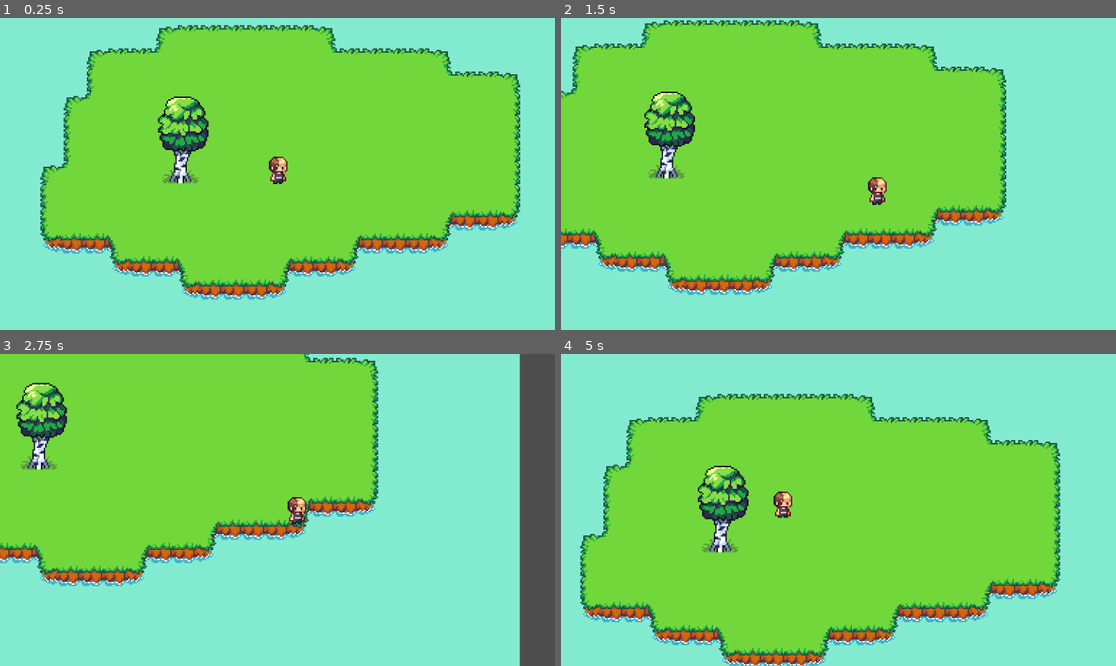
Above: before the commit, frames 1-4 (two rows, left to right).
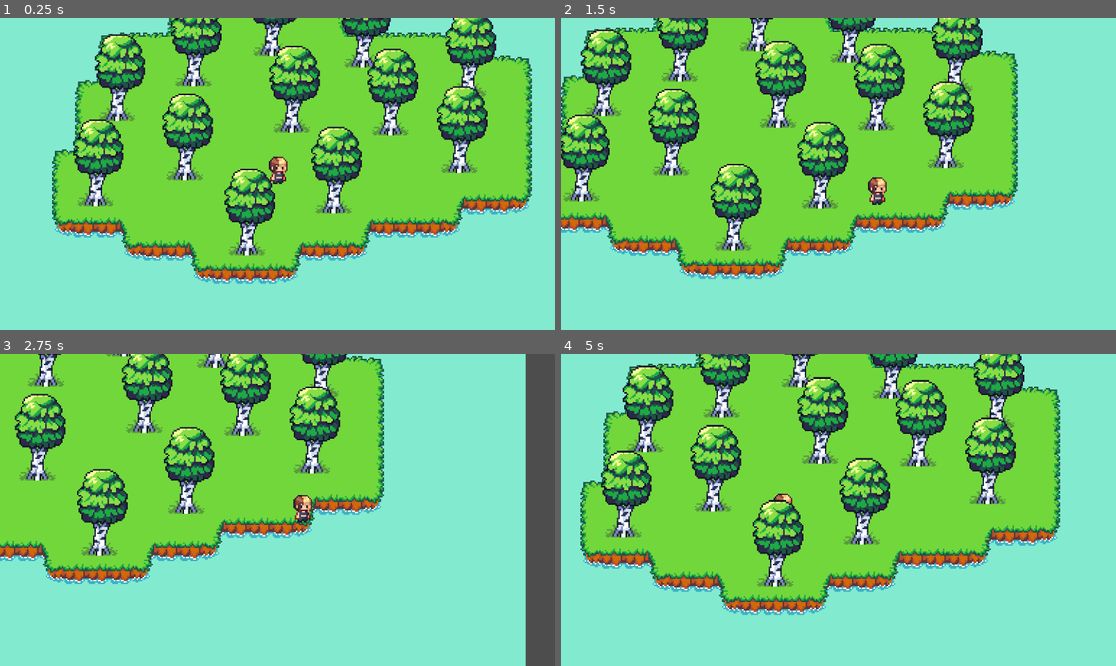
Above: after the commit, the same moments.

Repository: SmyleSamm/2D-Game
Game: Godot game, scene res://scenes/game.tscn
The game is run twice, just before and just after one commit, with the same random seed, the same clock (stepped at 60 frames per second) and the same inputs.
Inputs (mouse positions are in pixels of both pictures, inside the frame that each line leads up to):
- Up to frame 1 (0.25 s): no input
- Up to frame 2 (1.5 s): tap Enter at 0.5 s; move the mouse to (960, 158) at 0.52 s; hold Right (ui_right) 0.53-1.28 s; hold Shift 0.53-1.28 s; click (960, 158) at 0.67 s; move the mouse to (727, 189) at 1.27 s; hold Down (ui_down) from 1.28 s (still down); tap Shift at 1.35 s; click (727, 189) at 1.42 s
- Up to frame 3 (2.75 s): move the mouse to (333, 441) at 2.02 s; release Down (ui_down) at 2.03 s; hold Right (ui_right) from 2.03 s (still down); hold Shift from 2.03 s (still down); click (333, 441) at 2.17 s
- Up to frame 4 (5 s): move the mouse to (810, 572) at 2.77 s; release Right (ui_right) at 2.78 s; release Shift at 2.78 s; hold Up (ui_up) 2.78-3.53 s; tap Shift at 2.85, 4.35 s; click (810, 572) at 2.92 s; move the mouse to (1005, 556) at 3.52 s; hold Shift 3.53-4.28 s; hold Left (ui_left) from 3.53 s (still down); click (1005, 556) at 3.67 s; move the mouse to (672, 463) at 4.27 s; click (672, 463) at 4.42 s

The runs differ from the first frame. In frame 1, 29% of the frame differs, in the area x 7-96%, y 0-91%; in frame 2, 27%; in frame 3, 15%; in frame 4, 45%, in the area x 3-90%, y 0-100%.

Commit message:
trees can be choped down and stumps can spawn new trees

Diff:
--- a/2dgame/scenes/game.tscn
+++ b/2dgame/scenes/game.tscn
@@ -450,6 +450,7 @@
 layer_2/name = "Top"
 
 [node name="Player" parent="." instance=ExtResource("1_1ryak")]
+position = Vector2(-9, 12)
 
 [node name="Camera2D" type="Camera2D" parent="Player"]
 position = Vector2(7, -8)
@@ -458,4 +459,37 @@
 position_smoothing_speed = 2.0
 
 [node name="Tree" parent="." instance=ExtResource("5_8s3os")]
-position = Vector2(-77, 0)
+position = Vector2(-82, 9)
+
+[node name="Tree2" parent="." instance=ExtResource("5_8s3os")]
+position = Vector2(-8, -24)
+
+[node name="Tree3" parent="." instance=ExtResource("5_8s3os")]
+position = Vector2(-144, 27)
+
+[node name="Tree4" parent="." instance=ExtResource("5_8s3os")]
+position = Vector2(-129, -32)
+
+[node name="Tree5" parent="." instance=ExtResource("5_8s3os")]
+position = Vector2(-76, -56)
+
+[node name="Tree6" parent="." instance=ExtResource("5_8s3os")]
+position = Vector2(-22, -77)
+
+[node name="Tree7" parent="." instance=ExtResource("5_8s3os")]
+position = Vector2(-39, 61)
+
+[node name="Tree8" parent="." instance=ExtResource("5_8s3os")]
+position = Vector2(21, 32)
+
+[node name="Tree9" parent="." instance=ExtResource("5_8s3os")]
+position = Vector2(60, -22)
+
+[node name="Tree10" parent="." instance=ExtResource("5_8s3os")]
+position = Vector2(41, -69)
+
+[node name="Tree11" parent="." instance=ExtResource("5_8s3os")]
+position = Vector2(114, -49)
+
+[node name="Tree12" parent="." instance=ExtResource("5_8s3os")]
+position = Vector2(108, 4)
--- a/2dgame/scenes/trees.gd
+++ b/2dgame/scenes/trees.gd
@@ -2,10 +2,49 @@
 
 const WOODDROPS = 5
 const STICKDROPS = 2
-
+var playerInside
+var player
+var hp = 5
+@onready var timer = $Timer
+@onready var stump_scene = preload("res://tree_stump.tscn")
 #check if player is in InRange
 #check if player is clicking in the InRange
+
 func _on_area_2d_body_entered(body: Node):
 	if body is CharacterBody2D:
-		body.WOOD += WOODDROPS
-		body.printTrees()
+		self.playerInside = true
+		self.player = body
+
+func _on_area_2d_body_exited(body: Node):
+	if is_queued_for_deletion():
+		return
+	if body is CharacterBody2D:
+		self.playerInside = false
+
+func _on_area_2d_input_event(_viewport: Viewport, event: InputEvent, _shape_idx: int):
+	if self.playerInside:
+		if event is InputEventMouse:
+			if(event.is_pressed() and event.button_index == MOUSE_BUTTON_LEFT):
+				if self.timer.is_stopped():
+					self.timer.start()
+
+func takeDamage():
+	self.hp -= 1
+	if self.hp<=0:
+		spawn_stump()
+		queue_free()
+
+func spawn_stump():
+	var stump_instance = stump_scene.instantiate()
+	stump_instance.position = self.position
+	get_parent().add_child(stump_instance)
+
+func getWood():
+	if is_queued_for_deletion():
+		return
+	self.player.WOOD += WOODDROPS
+	self.player.printTrees()
+	takeDamage()
+
+func _on_timer_timeout() -> void:
+	getWood()
--- a/2dgame/scenes/trees.tscn
+++ b/2dgame/scenes/trees.tscn
@@ -46,4 +46,13 @@
 position = Vector2(16, -9)
 shape = SubResource("CircleShape2D_dg57g")
 
+[node name="Timer" type="Timer" parent="."]
+wait_time = 0.128
+one_shot = true
+
+[node name="PositionNode" type="Node2D" parent="."]
+
 [connection signal="body_entered" from="Area2D" to="." method="_on_area_2d_body_entered"]
+[connection signal="body_exited" from="Area2D" to="." method="_on_area_2d_body_exited"]
+[connection signal="input_event" from="Area2D" to="." method="_on_area_2d_input_event"]
+[connection signal="timeout" from="Timer" to="." method="_on_timer_timeout"]
--- /dev/null
+++ b/2dgame/tree_stump.gd
@@ -0,0 +1,22 @@
+extends StaticBody2D
+
+@onready var timer = $Timer
+
+func _on_timer_timeout() -> void:
+	#spawn a new tree
+	spawn_tree()
+	#delete tree stump
+	queue_free()
+
+func spawn_tree():
+	var tree_scene = load("res://scenes/trees.tscn")
+	print("Tree scene:", tree_scene)
+	if tree_scene == null:
+		print("Error loading tree_scene")
+		return
+	var tree_instance = tree_scene.instantiate()
+	if tree_instance == null:
+		print("Error: Failed to instantiate tree instance!")
+		return
+	tree_instance.position = self.position
+	get_parent().add_child(tree_instance)
--- /dev/null
+++ b/2dgame/tree_stump.tscn
@@ -0,0 +1,36 @@
+[gd_scene load_steps=5 format=3 uid="uid://bv7lsamofn6fn"]
+
+[ext_resource type="Texture2D" uid="uid://cp1xoypqkqwnm" path="res://assets/sprites/farm objects free.png" id="1_0lt8r"]
+[ext_resource type="Script" path="res://tree_stump.gd" id="1_3h0mp"]
+
+[sub_resource type="RectangleShape2D" id="RectangleShape2D_mpi76"]
+size = Vector2(2.43902, 1.48148)
+
+[sub_resource type="CapsuleShape2D" id="CapsuleShape2D_qlgdd"]
+radius = 0.0283386
+height = 0.0762079
+
+[node name="TreeStump" type="StaticBody2D"]
+script = ExtResource("1_3h0mp")
+
+[node name="Mine" type="CollisionShape2D" parent="."]
+position = Vector2(13, -4)
+scale = Vector2(6.56, 5.4)
+shape = SubResource("RectangleShape2D_mpi76")
+
+[node name="Mine2" type="CollisionShape2D" parent="."]
+position = Vector2(13, -7)
+scale = Vector2(282.3, 157.464)
+shape = SubResource("CapsuleShape2D_qlgdd")
+
+[node name="Sprite2D" type="Sprite2D" parent="."]
+position = Vector2(13, -6)
+texture = ExtResource("1_0lt8r")
+region_enabled = true
+region_rect = Rect2(105, 64, 25, 12)
+
+[node name="Timer" type="Timer" parent="."]
+one_shot = true
+autostart = true
+
+[connection signal="timeout" from="Timer" to="." method="_on_timer_timeout"]
